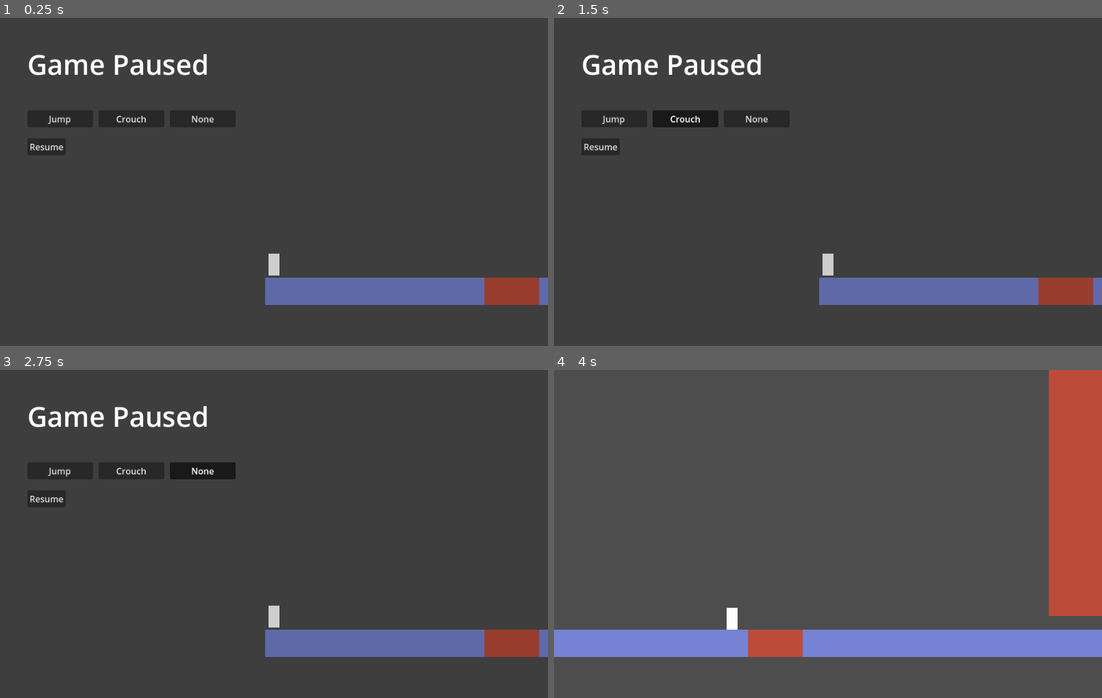
Above: before the commit, frames 1-4 (two rows, left to right).
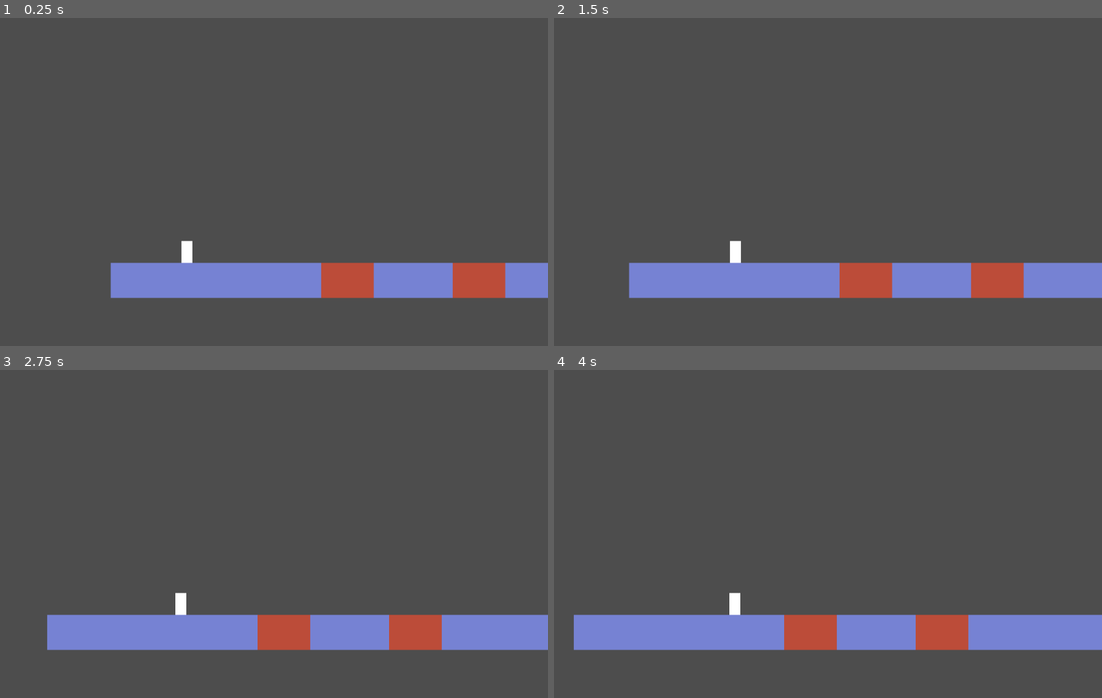
Above: after the commit, the same moments.

Repository: redpebble/trijam-314
Game: Godot game, scene res://scenes/level1.tscn
Two runs of this game, one before a commit and one after it. Both use one fixed random seed, a clock stepped at 60 frames per second and the inputs below.
Inputs (mouse positions are in pixels of both pictures, inside the frame that each line leads up to):
- Up to frame 1 (0.25 s): no input
- Up to frame 2 (1.5 s): click (614, 119) at 0.5 s, where only the run before the commit has a clickable "Jump"; click (685, 119) at 1.25 s, where only the run before the commit has a clickable "Crouch"
- Up to frame 3 (2.75 s): click (202, 471) at 2 s, where only the run before the commit has a clickable "None"
- Up to frame 4 (4 s): click (597, 497) at 2.75 s, where only the run before the commit has a clickable "Resume"

The runs differ from the first frame. In frame 1, 13% of the frame differs, in the area x 5-100%, y 11-88%; in frame 2, 14%; in frame 3, 14%; in frame 4, 16%, in the area x 0-100%, y 0-88%.

Commit message:
'finish' level 1

Diff:
--- a/godot/scenes/UI/action_list.gd
+++ b/godot/scenes/UI/action_list.gd
@@ -4,6 +4,7 @@
 
 func _ready() -> void:
 	connect_signals()
+	button_nodes[0].button_pressed = true
 
 func _on_button_selected(b):
 	var other_buttons = button_nodes.duplicate()
--- a/godot/scenes/UI/pause_menu.gd
+++ b/godot/scenes/UI/pause_menu.gd
@@ -9,7 +9,7 @@
 
 
 func _ready() -> void:
-	set_paused(true)
+	set_paused(false)
 	resume_button.pressed.connect(set_paused.bind(false))
 
 func _process(_delta: float) -> void:
--- a/godot/scenes/camera.gd
+++ b/godot/scenes/camera.gd
@@ -2,6 +2,6 @@
 
 var target: Node2D = null
 
-func _process(delta: float) -> void:
+func _physics_process(delta: float) -> void:
 	if (!target): return
 	position.x = lerp(position.x, target.position.x + 200, delta * 10)
--- a/godot/scenes/level1.tscn
+++ b/godot/scenes/level1.tscn
@@ -6,20 +6,32 @@
 [ext_resource type="Script" path="res://scenes/camera.gd" id="2_p0ldi"]
 [ext_resource type="Script" path="res://scenes/level_geometry.gd" id="4_7pf31"]
 
-[sub_resource type="RectangleShape2D" id="RectangleShape2D_fruhu"]
-size = Vector2(400, 50)
-
-[sub_resource type="RectangleShape2D" id="RectangleShape2D_uwnvl"]
-size = Vector2(1368, 50)
-
-[sub_resource type="RectangleShape2D" id="RectangleShape2D_xjqpe"]
-size = Vector2(100, 50)
-
-[sub_resource type="RectangleShape2D" id="RectangleShape2D_4bu4v"]
-size = Vector2(191, 500)
-
 [sub_resource type="RectangleShape2D" id="RectangleShape2D_ug4if"]
 size = Vector2(145.5, 428.5)
+
+[sub_resource type="RectangleShape2D" id="RectangleShape2D_fruhu"]
+size = Vector2(384, 64)
+
+[sub_resource type="RectangleShape2D" id="RectangleShape2D_xjqpe"]
+size = Vector2(96, 64)
+
+[sub_resource type="RectangleShape2D" id="RectangleShape2D_uwnvl"]
+size = Vector2(144, 64)
+
+[sub_resource type="RectangleShape2D" id="RectangleShape2D_4bu4v"]
+size = Vector2(575.875, 208)
+
+[sub_resource type="RectangleShape2D" id="RectangleShape2D_1s248"]
+size = Vector2(3392, 64)
+
+[sub_resource type="RectangleShape2D" id="RectangleShape2D_tla6a"]
+size = Vector2(319.938, 256)
+
+[sub_resource type="RectangleShape2D" id="RectangleShape2D_1ednv"]
+size = Vector2(8, 56)
+
+[sub_resource type="RectangleShape2D" id="RectangleShape2D_vligy"]
+size = Vector2(560, 64)
 
 [node name="Level1" type="Node2D" groups=["goal"]]
 script = ExtResource("1_1g0je")
@@ -30,69 +42,18 @@
 
 [node name="PauseMenu" parent="." instance=ExtResource("2_nep4c")]
 
-[node name="Floor1" type="StaticBody2D" parent="."]
-collision_layer = 2
-script = ExtResource("4_7pf31")
-
-[node name="CollisionShape2D" type="CollisionShape2D" parent="Floor1"]
-position = Vector2(200, 500)
-shape = SubResource("RectangleShape2D_fruhu")
-
-[node name="ColorRect" type="ColorRect" parent="Floor1"]
-offset_right = 40.0
-offset_bottom = 40.0
-color = Color(0.462745, 0.509804, 0.827451, 1)
-
-[node name="Floor2" type="StaticBody2D" parent="."]
-collision_layer = 2
-script = ExtResource("4_7pf31")
-
-[node name="CollisionShape2D" type="CollisionShape2D" parent="Floor2"]
-position = Vector2(1184, 500)
-shape = SubResource("RectangleShape2D_uwnvl")
-
-[node name="ColorRect" type="ColorRect" parent="Floor2"]
-offset_right = 40.0
-offset_bottom = 40.0
-color = Color(0.464363, 0.511613, 0.827328, 1)
-
-[node name="Hazard1" type="StaticBody2D" parent="." groups=["hazard"]]
-collision_layer = 4
-script = ExtResource("4_7pf31")
-
-[node name="CollisionShape2D" type="CollisionShape2D" parent="Hazard1"]
-position = Vector2(450, 500)
-shape = SubResource("RectangleShape2D_xjqpe")
-debug_color = Color(0.890877, 0.300042, 0.329821, 0.42)
-
-[node name="ColorRect" type="ColorRect" parent="Hazard1"]
-offset_right = 40.0
-offset_bottom = 40.0
-color = Color(0.737255, 0.298039, 0.223529, 1)
-
-[node name="Hazard2" type="StaticBody2D" parent="." groups=["hazard"]]
-collision_layer = 4
-script = ExtResource("4_7pf31")
-
-[node name="CollisionShape2D" type="CollisionShape2D" parent="Hazard2"]
-position = Vector2(1044, 200)
-shape = SubResource("RectangleShape2D_4bu4v")
-debug_color = Color(0.890877, 0.300042, 0.329821, 0.42)
-
-[node name="ColorRect" type="ColorRect" parent="Hazard2"]
-offset_right = 40.0
-offset_bottom = 40.0
-color = Color(0.737944, 0.299102, 0.223276, 1)
+[node name="Character" parent="." instance=ExtResource("1_rapfa")]
+position = Vector2(72, 384)
 
 [node name="Start" type="Node2D" parent="."]
-position = Vector2(16, 471)
+position = Vector2(64, 448)
 
 [node name="End" type="StaticBody2D" parent="." groups=["goal"]]
 collision_layer = 8
 script = ExtResource("4_7pf31")
 
 [node name="CollisionShape2D" type="CollisionShape2D" parent="End"]
-position = Vector2(1832.25, 283.25)
+position = Vector2(4040, 232)
 shape = SubResource("RectangleShape2D_ug4if")
 debug_color = Color(0.309561, 0.613737, 0.370076, 0.42)
 
@@ -100,9 +61,190 @@
 offset_right = 40.0
 offset_bottom = 40.0
 color = Color(0.243466, 0.545487, 0.364072, 1)
-
-[node name="Character" parent="." instance=ExtResource("1_rapfa")]
-position = Vector2(75, 389)
+metadata/_edit_use_anchors_ = true
+
+[node name="Floor1" type="StaticBody2D" parent="."]
+collision_layer = 2
+script = ExtResource("4_7pf31")
+
+[node name="CollisionShape2D" type="CollisionShape2D" parent="Floor1"]
+position = Vector2(192, 480)
+shape = SubResource("RectangleShape2D_fruhu")
+
+[node name="ColorRect" type="ColorRect" parent="Floor1"]
+offset_right = 40.0
+offset_bottom = 40.0
+color = Color(0.462745, 0.509804, 0.827451, 1)
+
+[node name="Hazard1" type="StaticBody2D" parent="." groups=["hazard"]]
+collision_layer = 4
+script = ExtResource("4_7pf31")
+
+[node name="CollisionShape2D" type="CollisionShape2D" parent="Hazard1"]
+position = Vector2(432, 480)
+shape = SubResource("RectangleShape2D_xjqpe")
+debug_color = Color(0.890877, 0.300042, 0.329821, 0.42)
+
+[node name="ColorRect" type="ColorRect" parent="Hazard1"]
+offset_right = 40.0
+offset_bottom = 40.0
+color = Color(0.737255, 0.298039, 0.223529, 1)
+metadata/_edit_use_anchors_ = true
+
+[node name="Floor2" type="StaticBody2D" parent="."]
+collision_layer = 2
+script = ExtResource("4_7pf31")
+
+[node name="CollisionShape2D" type="CollisionShape2D" parent="Floor2"]
+position = Vector2(552, 480)
+shape = SubResource("RectangleShape2D_uwnvl")
+
+[node name="ColorRect" type="ColorRect" parent="Floor2"]
+offset_right = 40.0
+offset_bottom = 40.0
+color = Color(0.464363, 0.511613, 0.827328, 1)
+
+[node name="Hazard2" type="StaticBody2D" parent="." groups=["hazard"]]
+collision_layer = 4
+script = ExtResource("4_7pf31")
+
+[node name="CollisionShape2D" type="CollisionShape2D" parent="Hazard2"]
+position = Vector2(1696.06, 264)
+shape = SubResource("RectangleShape2D_4bu4v")
+debug_color = Color(0.890877, 0.300042, 0.329821, 0.42)
+
+[node name="ColorRect" type="ColorRect" parent="Hazard2"]
+offset_right = 40.0
+offset_bottom = 40.0
+color = Color(0.737944, 0.299102, 0.223276, 1)
+metadata/_edit_use_anchors_ = true
+
+[node name="Hazard3" type="StaticBody2D" parent="." groups=["hazard"]]
+collision_layer = 4
+script = ExtResource("4_7pf31")
+
+[node name="CollisionShape2D" type="CollisionShape2D" parent="Hazard3"]
+position = Vector2(672, 480)
+shape = SubResource("RectangleShape2D_xjqpe")
+debug_color = Color(0.890877, 0.300042, 0.329821, 0.42)
+
+[node name="ColorRect" type="ColorRect" parent="Hazard3"]
+offset_right = 40.0
+offset_bottom = 40.0
+color = Color(0.737255, 0.298039, 0.223529, 1)
+metadata/_edit_use_anchors_ = true
+
+[node name="Floor3" type="StaticBody2D" parent="."]
+collision_layer = 2
+script = ExtResource("4_7pf31")
+
+[node name="CollisionShape2D" type="CollisionShape2D" parent="Floor3"]
+position = Vector2(2416, 480)
+shape = SubResource("RectangleShape2D_1s248")
+
+[node name="ColorRect" type="ColorRect" parent="Floor3"]
+offset_right = 40.0
+offset_bottom = 40.0
+color = Color(0.464363, 0.511613, 0.827328, 1)
+
+[node name="Hazard4" type="StaticBody2D" parent="." groups=["hazard"]]
+collision_layer = 4
+script = ExtResource("4_7pf31")
+
+[node name="CollisionShape2D" type="CollisionShape2D" parent="Hazard4"]
+position = Vector2(2144.03, 288)
+shape = SubResource("RectangleShape2D_tla6a")
+debug_color = Color(0.890877, 0.300042, 0.329821, 0.42)
+
+[node name="ColorRect" type="ColorRect" parent="Hazard4"]
+offset_right = 40.0
+offset_bottom = 40.0
+color = Color(0.737944, 0.299102, 0.223276, 1)
+metadata/_edit_use_anchors_ = true
+
+[node name="Hazard8" type="StaticBody2D" parent="." groups=["hazard"]]
+collision_layer = 4
+script = ExtResource("4_7pf31")
+
+[node name="CollisionShape2D" type="CollisionShape2D" parent="Hazard8"]
+position = Vector2(3328, 356)
+shape = SubResource("RectangleShape2D_1ednv")
+debug_color = Color(0.890877, 0.300042, 0.329821, 0.42)
+
+[node name="ColorRect" type="ColorRect" parent="Hazard8"]
+offset_right = 40.0
+offset_bottom = 40.0
+color = Color(0.737944, 0.299102, 0.223276, 1)
+metadata/_edit_use_anchors_ = true
+
+[node name="Floor4" type="StaticBody2D" parent="."]
+collision_layer = 2
+script = ExtResource("4_7pf31")
+
+[node name="CollisionShape2D" type="CollisionShape2D" parent="Floor4"]
+position = Vector2(3344, 416)
+shape = SubResource("RectangleShape2D_vligy")
+
+[node name="ColorRect" type="ColorRect" parent="Floor4"]
+offset_right = 40.0
+offset_bottom = 40.0
+color = Color(0.464363, 0.511613, 0.827328, 1)
+
+[node name="Floor5" type="StaticBody2D" parent="."]
+collision_layer = 2
+script = ExtResource("4_7pf31")
+
+[node name="CollisionShape2D" type="CollisionShape2D" parent="Floor5"]
+position = Vector2(3612, 352)
+shape = SubResource("RectangleShape2D_vligy")
+
+[node name="ColorRect" type="ColorRect" parent="Floor5"]
+offset_right = 40.0
+offset_bottom = 40.0
+color = Color(0.464363, 0.511613, 0.827328, 1)
+
+[node name="Hazard6" type="StaticBody2D" parent="." groups=["hazard"]]
+collision_layer = 4
+script = ExtResource("4_7pf31")
+
+[node name="CollisionShape2D" type="CollisionShape2D" parent="Hazard6"]
+position = Vector2(3060.02, 420)
+shape = SubResource("RectangleShape2D_1ednv")
+debug_color = Color(0.890877, 0.300042, 0.329821, 0.42)
+
+[node name="ColorRect" type="ColorRect" parent="Hazard6"]
+offset_right = 40.0
+offset_bottom = 40.0
+color = Color(0.737944, 0.299102, 0.223276, 1)
+metadata/_edit_use_anchors_ = true
+
+[node name="Hazard7" type="StaticBody2D" parent="." groups=["hazard"]]
+collision_layer = 4
+script = ExtResource("4_7pf31")
+
+[node name="CollisionShape2D" type="CollisionShape2D" parent="Hazard7"]
+position = Vector2(3404, 292)
+shape = SubResource("RectangleShape2D_1ednv")
+debug_color = Color(0.890877, 0.300042, 0.329821, 0.42)
+
+[node name="ColorRect" type="ColorRect" parent="Hazard7"]
+offset_right = 40.0
+offset_bottom = 40.0
+color = Color(0.737944, 0.299102, 0.223276, 1)
+metadata/_edit_use_anchors_ = true
+
+[node name="Floor6" type="StaticBody2D" parent="."]
+collision_layer = 2
+script = ExtResource("4_7pf31")
+
+[node name="CollisionShape2D" type="CollisionShape2D" parent="Floor6"]
+position = Vector2(3688, 288)
+shape = SubResource("RectangleShape2D_vligy")
+
+[node name="ColorRect" type="ColorRect" parent="Floor6"]
+offset_right = 40.0
+offset_bottom = 40.0
+color = Color(0.464363, 0.511613, 0.827328, 1)
 
 [connection signal="action_selected" from="PauseMenu" to="Character" method="_on_pause_menu_action_selected"]
 [connection signal="hit_hazard" from="Character" to="." method="_on_character_hit_hazard"]
Not shown, added: godot/export_presets.cfg
Not shown: 1 places in godot/scenes/UI/pause_menu.tscn that only renumber resources
Not shown: 1 places in godot/scenes/level1.tscn that only renumber resources
Not shown, added: README.md
Not shown, added: tas-dash-cover.png
Not shown, added: tas-dash1.png
Not shown, added: tas-dash2.png
